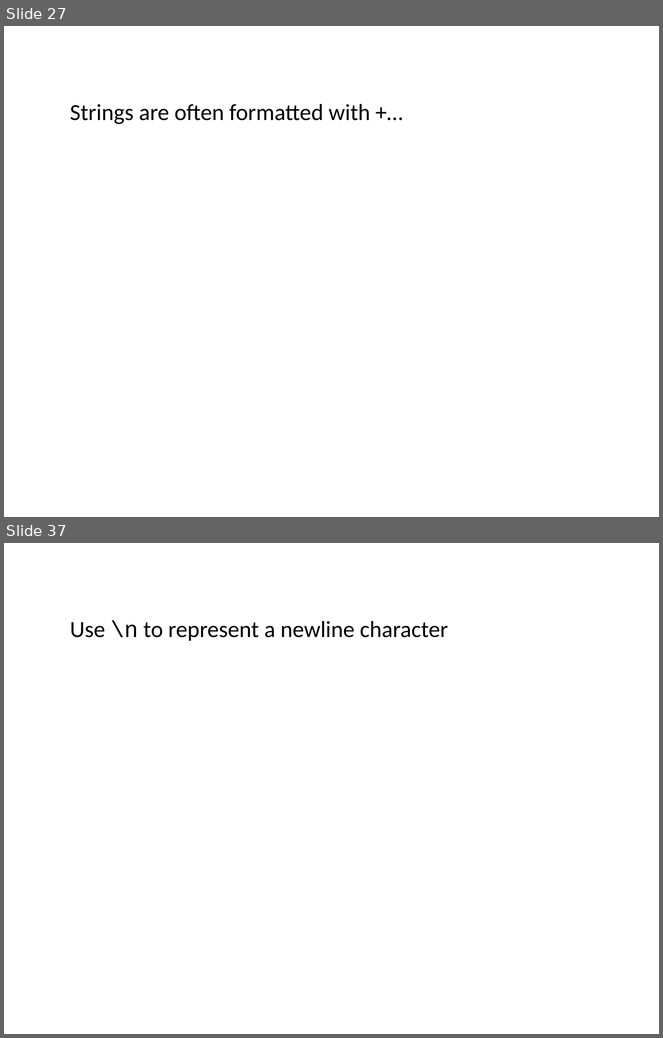
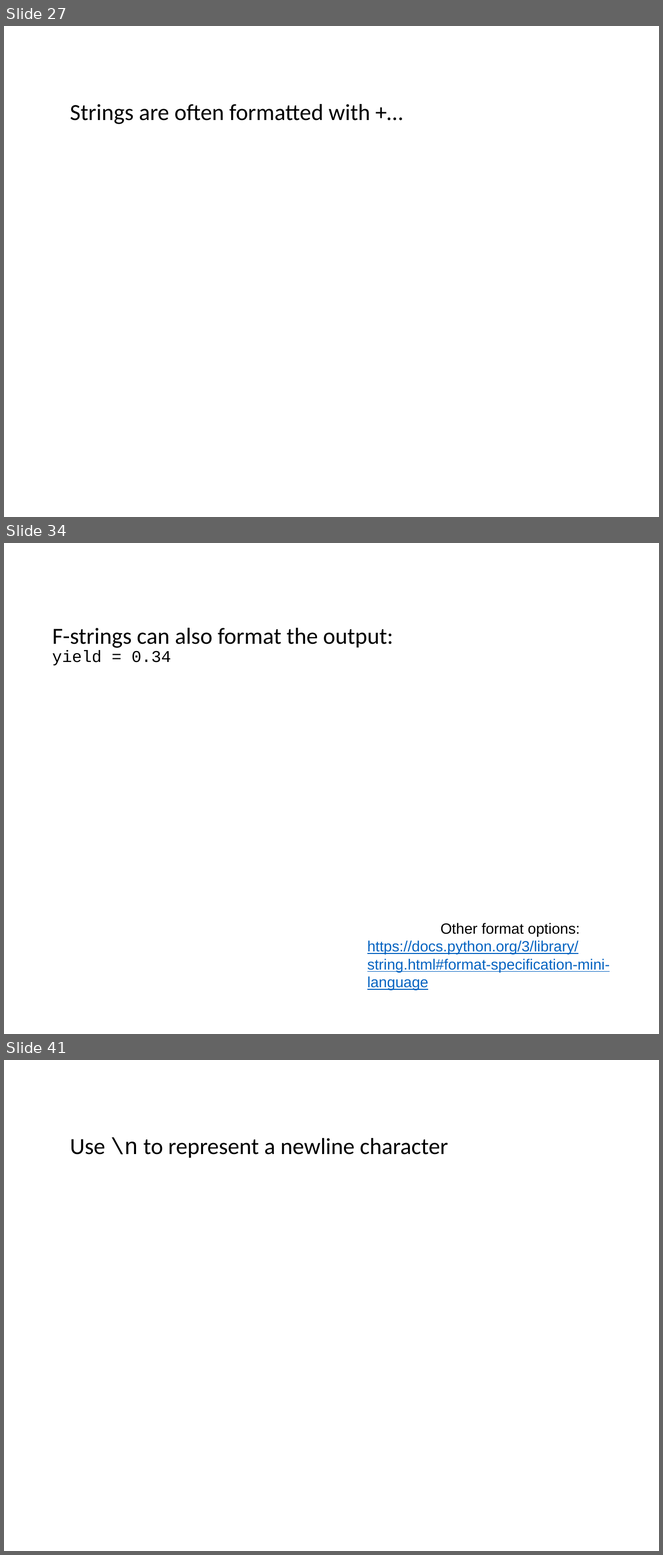
Before and after one commit to ncasuk/ncas-isc, a slide deck: python/presentations/learning_python/12_strings.pptx. Shown one above the other, each under a label of ours: slides 27 and 37 before the commit, slides 27, 34 and 41 after it; the slides between them are not shown. The pictures are 663x1038 and 663x1555 pixels, drawn with LibreOffice and Linux fonts; fonts in the diff are those of the drawing; background and template pictures are left out. Boxes give left, top, right and bottom in pixels: in the first picture for what was removed or moved away, otherwise in the second. Text is boxed around its words. In the diff, an @@ line names an element or a change of style, - is before the commit and + after.

Commit message:
placing focus on f-strings

```diff
--- a/python/presentations/learning_python/12_strings.pptx
+++ b/python/presentations/learning_python/12_strings.pptx
@@ slide 34 added at (4, 543, 659, 1034), background picture (left out) @@
@@ text added at (52, 628, 393, 648), 28 pt, text #000000 @@
+F-strings can also format the output:
@@ text added at (52, 650, 171, 666), 20 pt, text #000000 @@
+yield = 0.34
@@ text added at (367, 923, 610, 973), 18 pt, text #0563C1, underline @@
+Other format options:
+https://docs.python.org/3/library/string.html#format-specification-mini-language
@@ what was slide 37 is now slide 41 @@
```
Also in this commit, not shown: 3 slides changed, 9 other slides added, 6 slides removed, 1 other file.
